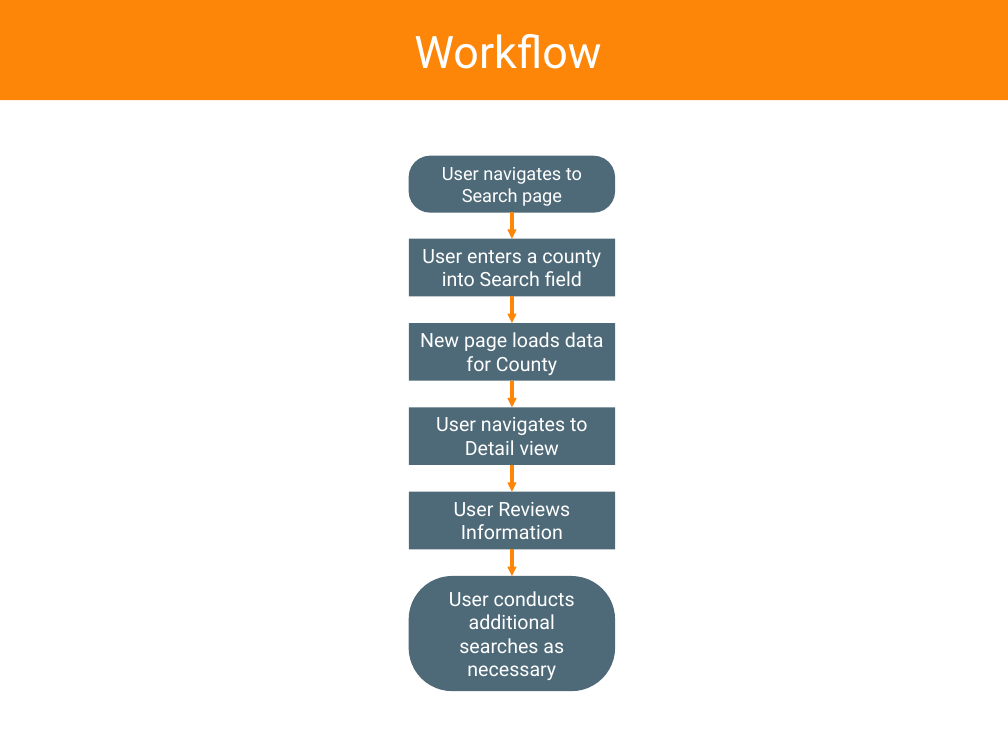
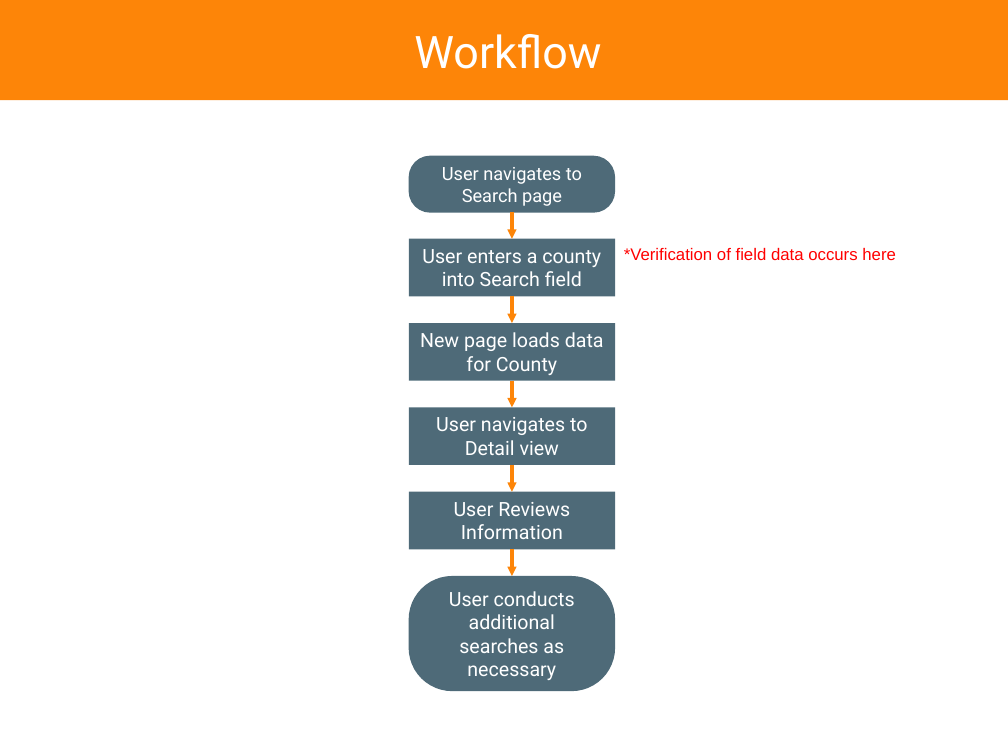
Before and after one commit to Octo-Hackathon/octo-mock2, a slide deck: slide 4 of Deliverables/UX/InFlow Personas and Workflows.pptx. Drawn at 1008x756 pixels with LibreOffice and Linux fonts; fonts in the diff are those of the drawing. Boxes give left, top, right and bottom in pixels: in the first picture for what was removed or moved away, otherwise in the second. Text is boxed around its words. In the diff, an @@ line names an element or a change of style, - is before the commit and + after.

```diff
--- a/Deliverables/UX/InFlow Personas and Workflows.pptx
+++ b/Deliverables/UX/InFlow Personas and Workflows.pptx
@@ text added at [624,248,896,260], 12 pt, text #FF0000 @@
+*Verification of field data occurs here
```
Also in this commit, not shown: 3 other slides changed, 1 other file.
